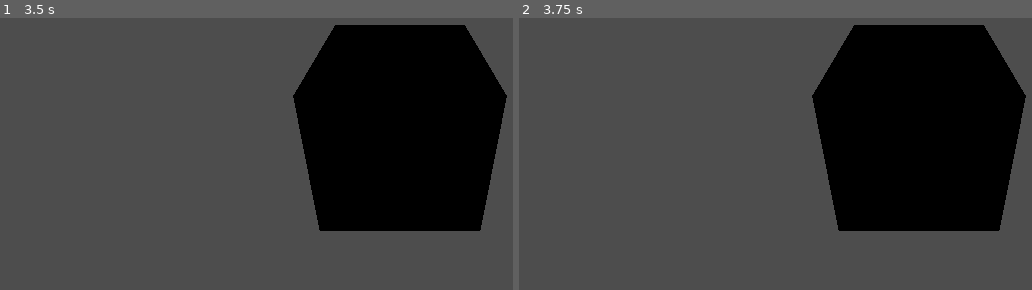
Above: before the commit, frames 1-2 (left to right).
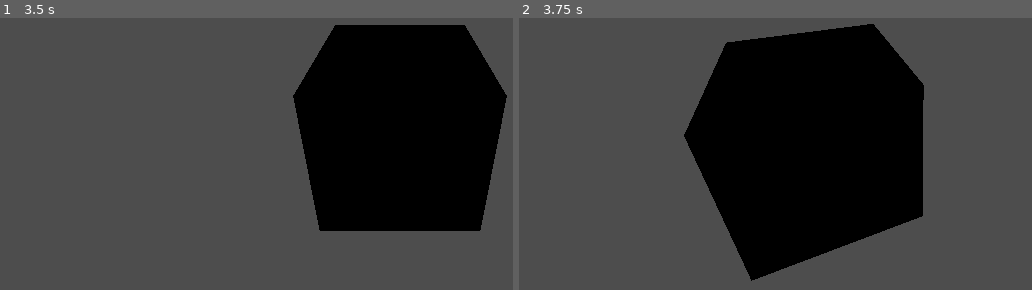
Above: after the commit, the same moments.

Repository: DebugCookie/FIB_GameJam
Game: Godot game, scene res://Coco/CameraTest.tscn
The game is run twice, just before and just after one commit, with the same random seed, the same clock (stepped at 60 frames per second) and the same inputs. This scene is started directly instead of the project's main scene.
Inputs (mouse positions are in pixels of both pictures, inside the frame that each line leads up to):
- Up to frame 1 (3.5 s): tap Enter (ui_accept) at 0.5, 0.77, 1.25, 1.52, 2, 2.75, 3.02 s; move the mouse to (outside the picture) at 0.52 s; hold Right (ui_right) 0.53-1.28 s; click (outside the picture) at 0.67 s; move the mouse to (241, 88) at 1.27 s; hold Down (ui_down) 1.28-2.03 s; click (241, 88) at 1.42 s; move the mouse to (outside the picture) at 2.02 s; hold Right (ui_right) 2.03-2.78 s; click (outside the picture) at 2.17 s; move the mouse to (359, 154) at 2.77 s; hold Up (ui_up) from 2.78 s (still down); click (359, 154) at 2.92 s
- Up to frame 2 (3.75 s): tap Enter (ui_accept) at 3.5 s; move the mouse to (outside the picture) at 3.52 s; release Up (ui_up) at 3.53 s; hold Left (ui_left) from 3.53 s (still down); click (outside the picture) at 3.67 s

Frame 1 is identical in both runs. In frame 2, 34% of the frame differs, in the area x 32-99%, y 2-97%.

Commit message:
Rotating camera

Diff:
--- a/Coco/camera_3dtest.gd
+++ b/Coco/camera_3dtest.gd
@@ -3,44 +3,71 @@
 @onready var camera_3d = $Camera3D
 
 var camera
+var cameraLeft = false
+var cameraRight = false
+var cameraUp = false
+var cameraDown = false
 
-const CAMERA_SENS = 0.003
+
+const CAMERA_SENS = 0.03
 
 # Called every frame. 'delta' is the elapsed time since the previous frame.
 func _process(delta: float) -> void:
-	var pos = Vector2(0,0)
+	#var pos = Vector2(0,0)
 
-	get_viewport().warp_mouse(pos)
-	pass
+	#get_viewport().warp_mouse(pos)
+
+	if cameraLeft:
+		var mousePos = get_viewport().get_mouse_position()
+		var res = get_viewport().get_visible_rect().size
+		if mousePos.x < res.x/4:
+			rotation.y += CAMERA_SENS
+			#rotation.x = clamp(rotation.x, -0.5, 1.2)
+		else:
+			cameraLeft = false
+	if cameraRight:
+		var mousePos = get_viewport().get_mouse_position()
+		var res = get_viewport().get_visible_rect().size
+		if mousePos.x > (res.x - res.x/4):
+			rotation.y -= CAMERA_SENS
+		else:
+			cameraRight = false
+
+	if cameraUp:
+		var mousePos = get_viewport().get_mouse_position()
+		var res = get_viewport().get_visible_rect().size
+		if mousePos.y < res.y/4:
+			rotation.x += CAMERA_SENS
+			#rotation.x = clamp(rotation.x, -0.5, 1.2)
+		else:
+			cameraUp = false
+	if cameraDown:
+		var mousePos = get_viewport().get_mouse_position()
+		var res = get_viewport().get_visible_rect().size
+		if mousePos.y > (res.y - res.y/4):
+			rotation.x -= CAMERA_SENS
+		else:
+			cameraDown = false
 
 
 const RAY_LENGTH = 1000
-
-#func _physics_process(delta):
-	#var space_state = get_world_3d().direct_space_state
-	#var cam = $Camera3D
-	#var mousepos = get_viewport().get_mouse_position()
-#
- 	#
-#
-	##var origin = cam.project_ray_origin(mousepos)
-	#var origin = cam.get_camera_pos()
-	#var end = origin + cam.FORWARD * RAY_LENGTH
-	#var query = PhysicsRayQueryParameters3D.create(origin, end)
-	#query.collide_with_areas = true
-#
-	#var result = space_state.intersect_ray(query)
-
 
 
 
 #func _ready():
 	#Input.mouse_mode = Input.MOUSE_MODE_CONFINED
 	#
-#func _input(event):
-	#if event.is_action_pressed("ui_cancel"): get_tree().quit()
-	#
-	#if event is InputEventMouseMotion:
-		#rotation.y -= event.relative.x * CAMERA_SENS
-		#rotation.x -= event.relative.y * CAMERA_SENS
-		#rotation.x = clamp(rotation.x, -0.5, 1.2)
+func _input(event):
+	if event.is_action_pressed("ui_cancel"): get_tree().quit()
+
+	if event is InputEventMouseMotion:
+		var mousePos = get_viewport().get_mouse_position()
+		var res = get_viewport().get_visible_rect().size
+		if mousePos.x < res.x/4:
+			cameraLeft = true
+		if mousePos.x > (res.x - res.x/4):
+			cameraRight = true
+		if mousePos.y < res.y/4:
+			cameraUp = true
+		if mousePos.y > (res.y - res.y/4):
+			cameraDown = true
